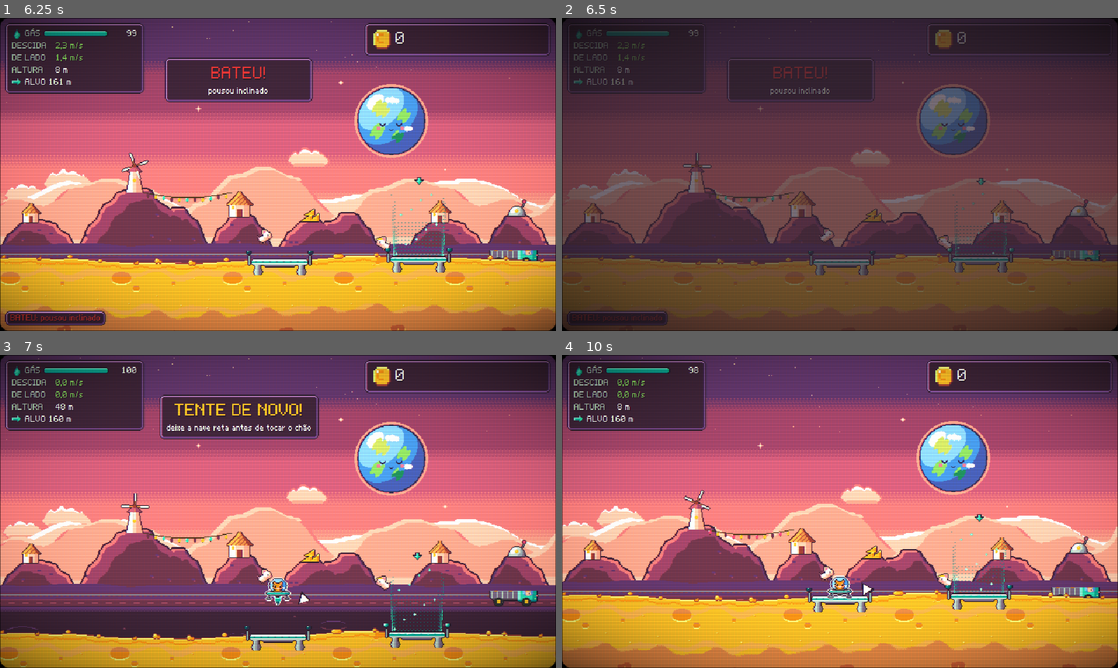
Above: before the commit, frames 1-4 (two rows, left to right).
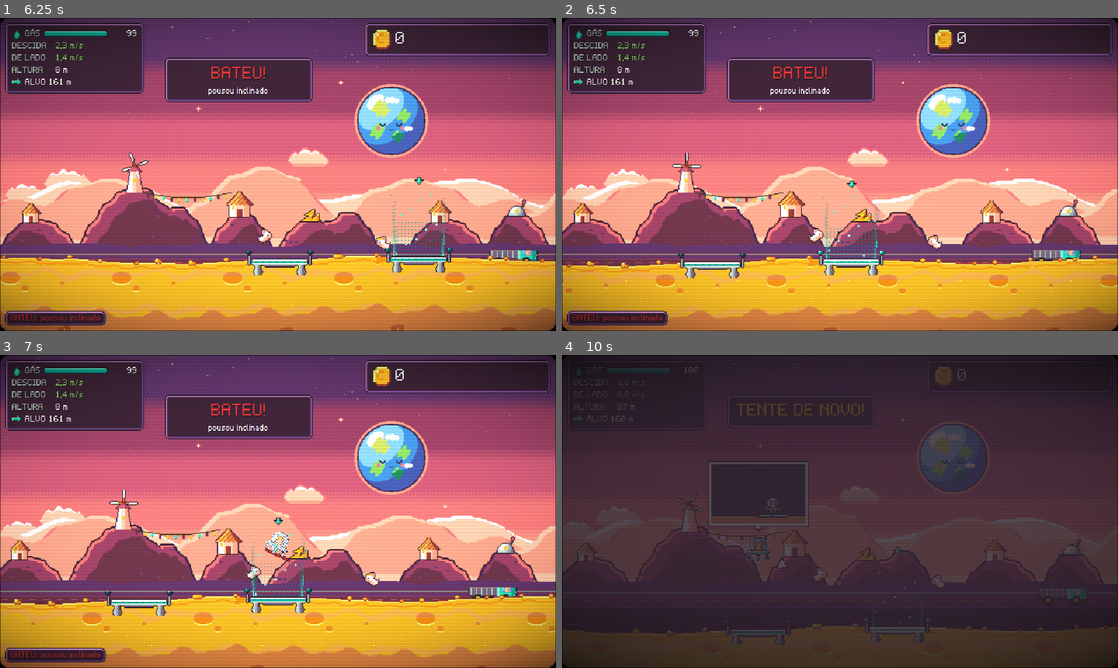
Above: after the commit, the same moments.

Repository: valdersonjr/incremental-lander
Game: Godot game, scene res://game/main.tscn
Two runs of this game, one before a commit and one after it. Both use one fixed random seed, a clock stepped at 60 frames per second and the inputs below.
Inputs (mouse positions are in pixels of both pictures, inside the frame that each line leads up to):
- Up to frame 1 (6.25 s): click "Jogar" at 0.5 s; tap Enter (confirm) at 1.25, 3.05, 4.55 s; move the mouse to (400, 158) at 1.27 s; hold D (rotate_right) 1.28-2 s; hold Enter (confirm) 1.28-2 s; click (400, 158) at 1.42 s; tap Space at 1.52, 1.82, 4.52, 4.82 s; drag from (166, 190) to (250, 237) at 2.02 s; move the mouse to (333, 105) at 2.77 s; hold D (rotate_right) 2.78-3.5 s; hold E (end_run) 2.78-3.5 s; drag from (250, 237) to (111, 127) at 3.52 s; move the mouse to (444, 221) at 4.27 s; hold A (rotate_left) 4.28-5 s; hold Q (tab_prev) 4.28-5 s; drag from (111, 127) to (194, 96) at 5.02 s; move the mouse to (305, 174) at 5.77 s; hold Down (ui_down) from 5.78 s (still down); hold Enter (confirm) from 5.78 s (still down); tap 1 at 5.85 s; click (305, 174) at 5.92 s
- Up to frame 2 (6.5 s): keep holding Down (ui_down); keep holding Enter (confirm)
- Up to frame 3 (7 s): release Down (ui_down) at 6.5 s; release Enter (confirm) at 6.5 s; drag from (194, 433) to (166, 527) at 6.52 s
- Up to frame 4 (10 s): move the mouse to (962, 495) at 7.27 s; hold W (thrust) 7.28-8 s; hold Enter (confirm) 7.28-8 s; tap Keypad Enter at 7.35 s; tap Space at 7.52, 7.82 s; drag from (728, 527) to (812, 574) at 8.02 s; move the mouse to (895, 442) at 8.77 s; hold Down (ui_down) 8.78-9.5 s; hold Enter (confirm) 8.78-9.5 s; drag from (812, 574) to (673, 464) at 9.52 s

Frame 1 is identical in both runs. In frame 2, 88% of the frame differs, in the area x 0-100%, y 0-100%; in frame 3, 35%; in frame 4, 92%.

Commit message:
Tente de novo em figura: fantasma do movimento certo na plataforma e balao na nave ate decolar
- RetryHint: pose do movimento certo por motivo de batida; fantasma pontilhado (palette_fx modo 5) em cima da
  plataforma alvo com a camera indo ate la; balao com a cena em miniatura em cima da nave ate decolar
- Aviso "TENTE DE NOVO!" so com o titulo (o jeito de acertar vem em figura); sem gas so o balao
- Coach desenha a teclinha do motor ao lado quando o balao esta aberto
- onboarding_flow a 8x cobre fantasma, balao e balao sumindo ao decolar; previa --retry=<motivo>
- Docs: GDD 8, ARCHITECTURE, DECISIONS, ROADMAP 18.5f, HANDOFF

Co-Authored-By: Claude Opus 5.5 <noreply@anthropic.com>
Claude-Session: https://claude.ai/code/session_01JhKCi9Us7j2H5LJGQ5fDNT

Diff:
--- a/game/flight/coach.gd
+++ b/game/flight/coach.gd
@@ -79,7 +79,9 @@
 	if flight == null:
 		return
 	var at := to_local(flight.lander.global_position)
-	if _show_thrust:
+	if _show_thrust and flight.retry_hint.balloon_visible():      # balao do "tente de novo" em cima: tecla ao lado
+		_draw_keys(at + Vector2(-72.0, -44.0), ["thrust"])
+	elif _show_thrust:
 		_draw_keys(at + Vector2(0.0, -36.0), ["thrust"])
 	elif _show_rotate:
 		_draw_keys(at + Vector2(0.0, -36.0), ["rotate_left", "rotate_right"])
--- a/game/flight/flight.gd
+++ b/game/flight/flight.gd
@@ -27,6 +27,9 @@
 const DUST_FRAMES := preload("res://assets/sprites/landing_dust_frames.tres")
 
 var _assist_view: AssistView
+## "Tente de novo" sem texto (aprendiz): fantasma do movimento certo + balao em cima da nave (RetryHint).
+var retry_hint: RetryHint
+var _focus_ghost := false                          # camera olha o fantasma (plataforma alvo) em vez da nave
 
 var _seed := 0
 var _pad_positions_m: Array[float] = [0.0]
@@ -121,10 +124,14 @@
 	coach.name = "Coach"
 	coach.flight = self
 	add_child(coach)
+	retry_hint = RetryHint.new()
+	retry_hint.name = "RetryHint"
+	retry_hint.flight = self
+	add_child(retry_hint)
 
 
 func _physics_process(delta: float) -> void:
-	camera.global_position = lander.global_position
+	camera.global_position = retry_hint.ghost_focus() if _focus_ghost else lander.global_position
 	_tick_mission(delta)
 	_tick_gift()
 	_tick_minigame()
@@ -147,6 +154,21 @@
 		var target := TerrainGen.mean_height(terrain.ridge, center.x, float(gf["span_px"])) - float(terrain.pads[0]["y"])
 		_bg_ground = lerpf(_bg_ground, target, 1.0 - exp(-float(gf["speed"]) * delta))
 	backdrop.follow(center + Vector2(_bg_origin, -_bg_ground))
+
+
+## Aprendiz que bateu: a nave pontilhada refaz o movimento certo em cima da plataforma alvo (a camera vai ate la).
+## Devolve a duracao (s) ou 0 se o motivo nao tem fantasma.
+func play_ghost(reason: String) -> float:
+	if not retry_hint.play_ghost(reason):
+		return 0.0
+	_focus_ghost = true
+	return RetryHint.PAN_S + RetryHint.LOOP_S
+
+
+## Fim do fantasma: a camera volta a seguir a nave.
+func end_ghost() -> void:
+	_focus_ghost = false
+	retry_hint.hide_all()
 
 
 ## "Veja como!" (aprendiz): qualquer comando de voo tira o piloto automatico e devolve a nave ao jogador.
--- /dev/null
+++ b/game/flight/retry_hint.gd
@@ -0,0 +1,244 @@
+## "Tente de novo" sem precisar ler (validacao do aprendiz contra os mais vendidos, 2026-10-08; prototipo escolhido:
+## art/previews/dicas/dicas.html, variantes B + C). Mostra o movimento CERTO para o motivo da batida:
+## - Fantasma (B): logo depois da batida, uma nave pontilhada refaz o fim do voo em cima da plataforma alvo e ganha um
+##   visto (como o fantasma do Mario Kart). Nao vale para "sem_gas" (o erro e o voo inteiro, nao o pouso).
+## - Balao (C): de volta na partida, um balao em cima da nave mostra a mesma cena em miniatura ate a nave decolar.
+## Placeholder em _draw com a nave do jogo e cores da Resurrect 64 (godot-dev); arte final passa pela pixel-art.
+class_name RetryHint
+extends Node2D
+
+const SHIP_FRAMES := preload("res://assets/sprites/lander_frames.tres")
+const INK := Color("#2e222f")
+const WHITE := Color("#ffffff")
+const SHADOW := Color("#3e3546")
+const COPPER := Color("#e6904e")
+const ICE := Color("#8ff8e2")
+const MIST := Color("#c7dcd0")
+const GREEN := Color("#1ebc73")
+const YELLOW := Color("#f9c22b")
+const RED := Color("#e83b3b")
+## Duracao de uma volta da cena (s); o ultimo quarto e a nave parada com o visto.
+const LOOP_S := 2.4
+## Espera antes do fantasma comecar (a camera chega na plataforma alvo).
+const PAN_S := 0.6
+const GHOST_SCALE := 2.2                           # unidades da pose -> px do mundo (fantasma)
+const MINI_SCALE := 1.05                           # unidades da pose -> px do balao
+const BALLOON := Vector2(116.0, 76.0)
+## Motivos com fantasma (o "sem_gas" so tem o balao).
+const GHOST_REASONS := ["vertical_rapido", "fora_da_plataforma", "horizontal_rapido", "inclinado"]
+
+var flight: Flight = null
+var reason := ""
+var _ghost_on := false
+var _ghost_t := 0.0                                 # segundos do fantasma (negativo = esperando a camera)
+var _balloon := false
+var _t := 0.0
+var _ghost: Node2D = null
+
+
+func _ready() -> void:
+	z_index = 5
+	_ghost = Node2D.new()
+	_ghost.name = "Ghost"
+	UiKit.ghost(_ghost)
+	_ghost.draw.connect(_draw_ghost_ship)
+	add_child(_ghost)
+
+
+func _process(delta: float) -> void:
+	_t += delta
+	if _ghost_on:
+		_ghost_t += delta
+		_ghost_on = _ghost_t < LOOP_S
+	if _balloon and flight != null and flight.lander.state != Lander.State.LANDED:
+		_balloon = false                               # decolou: o balao some
+	_ghost.queue_redraw()
+	queue_redraw()
+
+
+## Fantasma do movimento certo em cima da plataforma alvo; devolve false se o motivo nao tem fantasma.
+func play_ghost(p_reason: String) -> bool:
+	reason = p_reason
+	if not p_reason in GHOST_REASONS or flight == null or flight.target_pad_id < 0:
+		return false
+	_ghost_on = true
+	_ghost_t = -PAN_S
+	return true
+
+
+## Balao com a cena em miniatura em cima da nave (some quando ela decola).
+func show_balloon(p_reason: String) -> void:
+	reason = p_reason
+	_balloon = UiKit.CRASH_TIP.has(p_reason)
+
+
+func hide_all() -> void:
+	_ghost_on = false
+	_balloon = false
+
+
+func ghost_playing() -> bool:
+	return _ghost_on and _ghost_t >= 0.0
+
+
+func balloon_visible() -> bool:
+	return _balloon
+
+
+## Onde o fantasma aparece (centro da plataforma alvo, nave pousada): a camera olha para ca durante o fantasma.
+func ghost_focus() -> Vector2:
+	var pad: Dictionary = flight.terrain.pads[flight.target_pad_id]
+	return Vector2(float(pad["x"]), float(pad["y"]) - _feet_px())
+
+
+## Pose do movimento certo para cada motivo (u = 0..1 da volta). Unidades relativas a nave pousada no centro da
+## plataforma (x para a direita, y para baixo). meter = fracao do limite de descida (medidor), level = inclinacao para
+## a linha do Nivelador, arc = desenhar o caminho em arco, done = parada com o visto.
+static func pose(p_reason: String, u: float) -> Dictionary:
+	var h := 34.0
+	var x := 0.0
+	var y := -h
+	var a := 0.0
+	var thr := false
+	var meter := -1.0
+	var level := -1.0
+	var land := minf(1.0, u / 0.75)
+	match p_reason:
+		"vertical_rapido":
+			y = -h * (1.0 - _ease(land))
+			thr = land > 0.25 and land < 1.0
+			meter = 1.7 - 1.4 * land
+		"fora_da_plataforma":
+			x = -28.0 * (1.0 - _ease(minf(1.0, land / 0.5)))
+			y = -h if land < 0.5 else -h * (1.0 - _ease((land - 0.5) / 0.5))
+			thr = land < 1.0
+		"horizontal_rapido":
+			var s := minf(1.0, land / 0.55)
+			x = -34.0 * (1.0 - _ease(s))
+			a = -0.45 * sin(PI * s) if land < 0.55 else 0.0
+			y = -h if land < 0.55 else -h * (1.0 - _ease((land - 0.55) / 0.45))
+			thr = land < 1.0
+		"inclinado":
+			var s := minf(1.0, land / 0.5)
+			a = 0.6 * (1.0 - _ease(s))
+			y = -h * 0.7 if land < 0.5 else -h * 0.7 * (1.0 - _ease((land - 0.5) / 0.5))
+			thr = land < 1.0
+			level = absf(a)
+		"sem_gas":
+			x = -44.0 + 44.0 * land
+			y = -sin(PI * land) * h * 1.1
+			thr = land < 0.18 or (land > 0.82 and land < 1.0)
+			a = 0.35 * cos(PI * land) if land < 1.0 else 0.0
+	return {"x": x, "y": y, "a": a, "thr": thr, "meter": meter, "level": level, "arc": p_reason == "sem_gas",
+			"done": u >= 0.75}
+
+
+static func _ease(u: float) -> float:
+	return 1.0 - (1.0 - u) * (1.0 - u)
+
+
+func _feet_px() -> float:
+	return WorldConfig.m_to_px(float(WorldConfig.load_config()["lander"]["feet_offset_m"])) + 0.5
+
+
+func _draw() -> void:
+	if flight == null:
+		return
+	if ghost_playing():
+		var p := pose(reason, _ghost_t / LOOP_S)
+		var at := to_local(ghost_focus()) + Vector2(p["x"], p["y"]) * GHOST_SCALE
+		if float(p["meter"]) >= 0.0:
+			_draw_meter(at + Vector2(22.0, 0.0), float(p["meter"]), 30.0)
+		if float(p["level"]) >= 0.0:
+			_draw_level(at + Vector2(0.0, _feet_px() + 4.0), float(p["a"]), float(p["level"]), 16.0)
+		if p["done"]:
+			_draw_check(at + Vector2(-8.0, -40.0), 2.0)
+	if _balloon:
+		_draw_balloon(to_local(flight.lander.global_position) + Vector2(0.0, -24.0))
+
+
+## Nave do fantasma (filho com o shader de xadrez branco).
+func _draw_ghost_ship() -> void:
+	if not ghost_playing() or flight == null:
+		return
+	var p := pose(reason, _ghost_t / LOOP_S)
+	var at := to_local(ghost_focus()) + Vector2(p["x"], p["y"]) * GHOST_SCALE
+	_ship(_ghost, at, float(p["a"]), bool(p["thr"]), 1.0)
+
+
+func _ship(on: CanvasItem, at: Vector2, a: float, thr: bool, s: float) -> void:
+	var tex := SHIP_FRAMES.get_frame_texture(&"thrust" if thr else &"idle", int(_t / 0.07) % 4 if thr else 0)
+	on.draw_set_transform(at.round(), a, Vector2(s, s))
+	on.draw_texture(tex, -tex.get_size() * 0.5)
+	on.draw_set_transform(Vector2.ZERO, 0.0, Vector2.ONE)
+
+
+## Balao branco com a ponta para baixo (bottom = ponta em cima da nave) e a cena em miniatura dentro.
+func _draw_balloon(bottom: Vector2) -> void:
+	var r := Rect2((bottom - Vector2(BALLOON.x * 0.5, BALLOON.y + 6.0)).round(), BALLOON)
+	draw_rect(r, INK)
+	draw_rect(r.grow(-1.0), WHITE)
+	var tip := Vector2(roundf(bottom.x), r.end.y)
+	draw_rect(Rect2(tip + Vector2(-4.0, -1.0), Vector2(8.0, 4.0)), INK)
+	draw_rect(Rect2(tip + Vector2(-3.0, -1.0), Vector2(6.0, 3.0)), WHITE)
+	draw_rect(Rect2(tip + Vector2(-1.0, 3.0), Vector2(2.0, 2.0)), INK)
+	_draw_mini(r.grow(-4.0))
+
+
+## Cena em miniatura: chao, plataforma alvo (e a de partida no "sem_gas"), nave fazendo o certo, visto no fim.
+func _draw_mini(box: Rect2) -> void:
+	draw_rect(box, SHADOW)
+	draw_rect(Rect2(box.position.x, box.end.y - 8.0, box.size.x, 8.0), COPPER)
+	var pad := Vector2(box.position.x + box.size.x * 0.66, box.end.y - 10.0)
+	_pad(pad, 34.0)
+	var p := pose(reason, fmod(_t, LOOP_S) / LOOP_S)
+	var k := MINI_SCALE
+	if p["arc"]:
+		_pad(Vector2(pad.x - 44.0 * k, pad.y), 22.0)
+		for i in 11:
+			var q := pose(reason, i / 10.0 * 0.75)
+			draw_rect(Rect2((pad + Vector2(q["x"], q["y"]) * k - Vector2(0.0, 8.0)).round(), Vector2(1.0, 1.0)), MIST)
+	var at := pad + Vector2(p["x"], p["y"]) * k - Vector2(0.0, _feet_px() * 0.7)
+	_ship(self, at, float(p["a"]), bool(p["thr"]), 0.7)
+	if float(p["meter"]) >= 0.0:
+		_draw_meter(Vector2(box.end.x - 7.0, box.position.y + box.size.y * 0.45), float(p["meter"]), 26.0)
+	if float(p["level"]) >= 0.0:
+		_draw_level(at + Vector2(0.0, 7.0), float(p["a"]), float(p["level"]), 10.0)
+	if p["done"]:
+		_draw_check(box.position + Vector2(4.0, 4.0), 2.0)
+
+
+func _pad(center_top: Vector2, w: float) -> void:
+	draw_rect(Rect2((center_top - Vector2(w * 0.5, 0.0)).round(), Vector2(w, 3.0)), INK)
+	draw_rect(Rect2((center_top - Vector2(w * 0.5 - 1.0, 0.0)).round(), Vector2(w - 2.0, 2.0)), ICE)
+
+
+## Medidor de descida (o mesmo do Coach): verde em cima, vermelho embaixo; ponteiro na fracao f do limite.
+func _draw_meter(center: Vector2, f: float, h: float) -> void:
+	var top := roundf(center.y - h * 0.5)
+	var x := roundf(center.x)
+	draw_rect(Rect2(x - 1.0, top - 1.0, 6.0, h + 2.0), INK)
+	draw_rect(Rect2(x, top, 4.0, h * 0.3), GREEN)
+	draw_rect(Rect2(x, top + h * 0.3, 4.0, h * 0.2), YELLOW)
+	draw_rect(Rect2(x, top + h * 0.5, 4.0, h * 0.5), RED)
+	var ny := roundf(top + h * clampf(f * 0.5, 0.0, 1.0))
+	draw_rect(Rect2(x - 6.0, ny - 1.0, 5.0, 3.0), INK)
+	draw_rect(Rect2(x - 5.0, ny, 3.0, 1.0), WHITE)
+
+
+## Linha do Nivelador (verde reta, amarela no limite, vermelha torta).
+func _draw_level(center: Vector2, a: float, tilt: float, half: float) -> void:
+	var c := GREEN if tilt < 0.15 else (YELLOW if tilt < 0.3 else RED)
+	var d := Vector2.RIGHT.rotated(a) * half
+	draw_line(center - d, center + d, INK, 3.0)
+	draw_line(center - d, center + d, c, 1.0)
+
+
+## Visto verde com contorno (cada ponto do traco = s px).
+func _draw_check(at: Vector2, s: float) -> void:
+	var pts := [Vector2(0, 3), Vector2(1, 4), Vector2(2, 5), Vector2(3, 4), Vector2(4, 3), Vector2(5, 2), Vector2(6, 1),
+			Vector2(7, 0)]
+	for p: Vector2 in pts:
+		draw_rect(Rect2(at.round() + p * s - Vector2(s, s), Vector2(3.0 * s, 3.0 * s)), INK)
+	for p: Vector2 in pts:
+		draw_rect(Rect2(at.round() + p * s, Vector2(s, s)), GREEN)
--- a/game/hud/hud.gd
+++ b/game/hud/hud.gd
@@ -355,9 +355,10 @@
 	_show_toast("PILOTO FORMADO!", "agora é pra valer: bater acaba a viagem", &"GoodLabel")
 
 
-## Aprendiz: a nave bateu (ou o gas acabou) e o mesmo salto recomeca. Aviso animador + o jeito de acertar.
-func show_retry(reason: String) -> void:
-	_show_toast("TENTE DE NOVO!", UiKit.crash_tip(reason), &"MoneyLabel")
+## Aprendiz: a nave bateu (ou o gas acabou) e o mesmo salto recomeca. So o aviso animador: o jeito de acertar vem em
+## figura (fantasma + balao do RetryHint), sem precisar ler.
+func show_retry(_reason: String) -> void:
+	_show_toast("TENTE DE NOVO!", "", &"MoneyLabel")
 	_set_status(_idle_status())
 
 
@@ -438,6 +439,7 @@
 	_toast_title.text = title
 	_toast_title.add_theme_color_override(&"font_color", get_theme_color(&"font_color", variation))
 	_toast_text.text = text
+	_toast_text.visible = text != ""
 	_toast_extra.visible = false
 	_toast.modulate.a = 1.0
 	_toast.visible = true
--- a/game/main.gd
+++ b/game/main.gd
@@ -496,12 +496,21 @@
 	Telemetry.event("give_up" if give_up else ("guide" if guide else "retry"), reason)
 	var fade_s := float(WorldConfig.load_config()["onboarding"]["retry_fade_s"])
 	var flight := _flight
+	await get_tree().create_timer(0.5, false).timeout          # o "BATEU!" aparece um instante
+	if flight != _flight or _run == null or _run.over:
+		return
+	if not give_up and not guide:                              # fantasma: o movimento certo em cima da plataforma
+		var ghost_s := _flight.play_ghost(reason)
+		if ghost_s > 0.0:
+			await get_tree().create_timer(ghost_s + 0.3, false).timeout
+			if flight != _flight or _run == null or _run.over:
+				return
 	var tw := _fade.create_tween()
-	tw.tween_interval(0.5)                                     # o "BATEU!" aparece um instante
 	tw.tween_property(_fade, "modulate:a", 1.0, fade_s)
 	await tw.finished
 	if flight != _flight or _run == null or _run.over:         # o run acabou/recomecou durante a tela escura
 		return
+	_flight.end_ghost()
 	if give_up:
 		_retries = 0
 		_guided = false
@@ -519,6 +528,7 @@
 			_hud.show_guide()
 		else:
 			_hud.show_retry(reason)
+			_flight.retry_hint.show_balloon(reason)          # a cena do jeito certo fica em cima da nave ate decolar
 	_fade.create_tween().tween_property(_fade, "modulate:a", 0.0, fade_s)
 
 
--- a/game/screen/palette_fx.gdshader
+++ b/game/screen/palette_fx.gdshader
@@ -4,6 +4,8 @@
 //   mode 2 = silhueta: todo pixel visivel vira uma cor so (fill).
 //   mode 3 = escurecer atras de janela: xadrez de 1 px em ink (metade dos pixels), sem semitransparencia.
 //   mode 4 = contorno externo de 1 px na cor fill (o heroi se destaca de cenarios carregados); miolo intacto.
+//   mode 5 = fantasma: xadrez de 1 px de textura, metade dos pixels na cor fill e metade na cor original
+//            ("Veja como" / fantasma do retry, 2026-10-08).
 // Alfa: pixel com alfa >= 0.5 fica opaco, o resto some (a arte nunca e semitransparente).
 shader_type canvas_item;
 
@@ -40,6 +42,9 @@
 		}
 		if (mode == 2) {
 			COLOR = vec4(fill, 1.0);
+		} else if (mode == 5) {
+			ivec2 t = ivec2(floor(UV / TEXTURE_PIXEL_SIZE));
+			COLOR = (t.x + t.y) % 2 == 0 ? vec4(fill, 1.0) : vec4(c.rgb, 1.0);
 		} else {
 			float l = dot(c.rgb, vec3(0.299, 0.587, 0.114));
 			vec3 o = l < 0.2 ? ramp0 : (l < 0.42 ? ramp1 : (l < 0.66 ? ramp2 : ramp3));
--- a/scripts/ui/ui_kit.gd
+++ b/scripts/ui/ui_kit.gd
@@ -393,6 +393,11 @@
 	item.material = _fx_material(4, color(color_name))
 
 
+## Fantasma de 1 px em xadrez (metade dos pixels na cor fill): a nave pontilhada que mostra o movimento certo.
+static func ghost(item: CanvasItem, color_name: String = "white") -> void:
+	item.material = _fx_material(5, color(color_name))
+
+
 ## Escurecimento atras de janelas: xadrez de 1 px em ink (sem semitransparencia).
 static func dim_rect(rect: CanvasItem) -> void:
 	rect.material = _fx_material(3, Color.BLACK)
--- a/tests/integration/onboarding_flow.gd
+++ b/tests/integration/onboarding_flow.gd
@@ -12,7 +12,7 @@
 
 
 func _ready() -> void:
-	Engine.time_scale = 4.0                                    # explosoes/telas escuras/descidas 4x (cabe nos 600 quadros
+	Engine.time_scale = 8.0                                    # explosoes/fantasma/telas escuras/descidas 8x (cabe nos 600 quadros
 	SaveManager.enabled = true                                 # do gdtool test; a fisica roda os mesmos passos)
 	SaveManager.set_dir("user://itest_onboarding")
 	for n in range(1, SaveManager.SLOTS + 1):
@@ -37,7 +37,10 @@
 	flight.lander.state = Lander.State.FLYING
 	flight.lander.gas = gas0 * 0.5
 	flight.lander.crash_now("vertical_rapido")
-	await _until(func() -> bool: return main._retries == 1 and flight.lander.visible)   # explosao + tela escura
+	await _until(func() -> bool: return flight._focus_ghost)
+	_check(flight._focus_ghost and flight.retry_hint._ghost_on, "aprendiz: fantasma do jeito certo na plataforma")
+	await _until(func() -> bool: return main._retries == 1 and flight.lander.visible and main._fade.modulate.a < 0.05)
+	_check(not flight._focus_ghost and flight.retry_hint.balloon_visible(), "de volta na partida: balao em cima da nave")
 	_check(not main._run.over, "aprendiz: batida nao deveria acabar o run")
 	_check(main._flight == flight and flight.lander.visible, "aprendiz: a nave volta")
 	_check(is_equal_approx(flight.lander.gas, gas0), "aprendiz: gas do comeco do salto (%.1f / %.1f)" % [
@@ -45,6 +48,7 @@
 	_check(flight.gentle and is_equal_approx(flight.target_distance_m, first_m), "aprendiz: o MESMO salto")
 	# pouso devagar fora da plataforma: para no chao (sem batida)
 	await _wait_ready(main)
+	_check(flight.retry_hint.balloon_visible(), "balao fica ate decolar")
 	var l := flight.lander
 	var pad: Dictionary = flight.terrain.pads[0]
 	var x := float(pad["x"]) - float(pad["half_width"]) - 80.0
@@ -57,6 +61,7 @@
 	await _until(func() -> bool: return crashed[0] or l.state != Lander.State.FLYING)
 	_check(not crashed[0] and l.state == Lander.State.LANDED, "pouso devagar fora: parou no chao (estado %s)" % [
 			Lander.State.keys()[l.state]])
+	_check(not flight.retry_hint.balloon_visible(), "decolou: o balao some")
 	# bug do loop (2026-10-08): o aprendiz que falha o mesmo salto de novo e de novo volta ao cartao de missoes
 	var tries := int(WorldConfig.load_config()["onboarding"]["retries_per_hop"])
 	for k in tries:                                            # 1a batida ja foi; mais `tries` = passou do limite
--- a/tests/visual/flight_ui_preview.gd
+++ b/tests/visual/flight_ui_preview.gd
@@ -1,6 +1,6 @@
 ## Previa da interface do voo (HUD, ofertas, rodape, pausa) sobre o jogo real, sem o menu inicial.
 ## gdtool.py capture res://tests/visual/flight_ui_preview.tscn --frames 40 --every 39 -- --no_title [--pause]
-## [--new: jogador novo (1o salto ja aceito, treinador sem t …(129 unchanged characters)… FORMADO!] [--no_lander: fundo limpo] [--sandbox] [--missions] [--no_offers] [--s …(275 unchanged characters)…
+## [--new: jogador novo (1o salto ja aceito, treinador sem t …(129 unchanged characters)… FORMADO!] [--no_lander: fundo limpo] [--retry=<motivo>: fantasma + balao do tente de novo] [--sandbox] [--missions] [--no_offers] [--s …(275 unchanged characters)…
 extends Node
 
 const MAIN := preload("res://game/main.tscn")
@@ -60,6 +60,11 @@
 		main._retries = int(WorldConfig.load_config()["onboarding"]["retries_per_hop"])
 		main._flight.lander.state = Lander.State.FLYING
 		main._flight.lander.crash_now("vertical_rapido")
+	for a in args:                                             # --retry=<motivo>: aprendiz bate -> fantasma -> balao
+		if a.begins_with("--retry="):
+			await get_tree().create_timer(2.5).timeout
+			main._flight.lander.state = Lander.State.FLYING
+			main._flight.lander.crash_now(a.get_slice("=", 1))
 	if "--no_lander" in args:                                  # fundo limpo para maquetes (sem a nave nem as ajudas)
 		await get_tree().create_timer(2.5).timeout
 		main._flight.lander.visible = false
Not shown, added: game/flight/retry_hint.gd.uid
Not shown, changed: docs/ARCHITECTURE.md
Not shown, changed: docs/DECISIONS.md
Not shown, changed: docs/GDD.md
Not shown, changed: docs/HANDOFF.md
Not shown, changed: docs/ROADMAP.md
